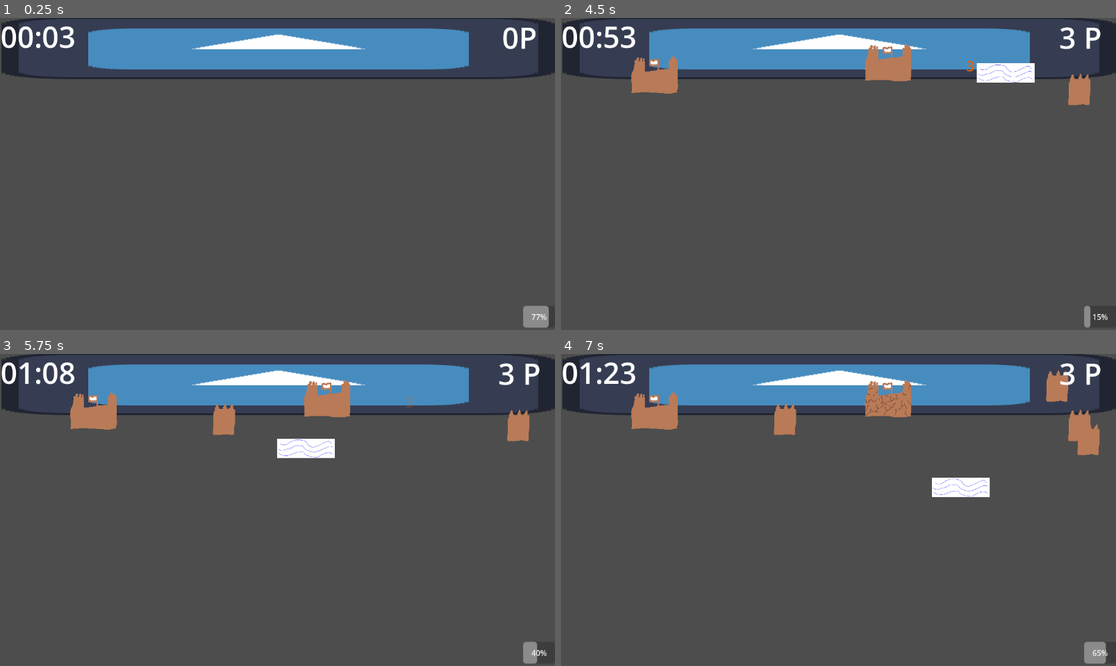
Above: before the commit, frames 1-4 (two rows, left to right).
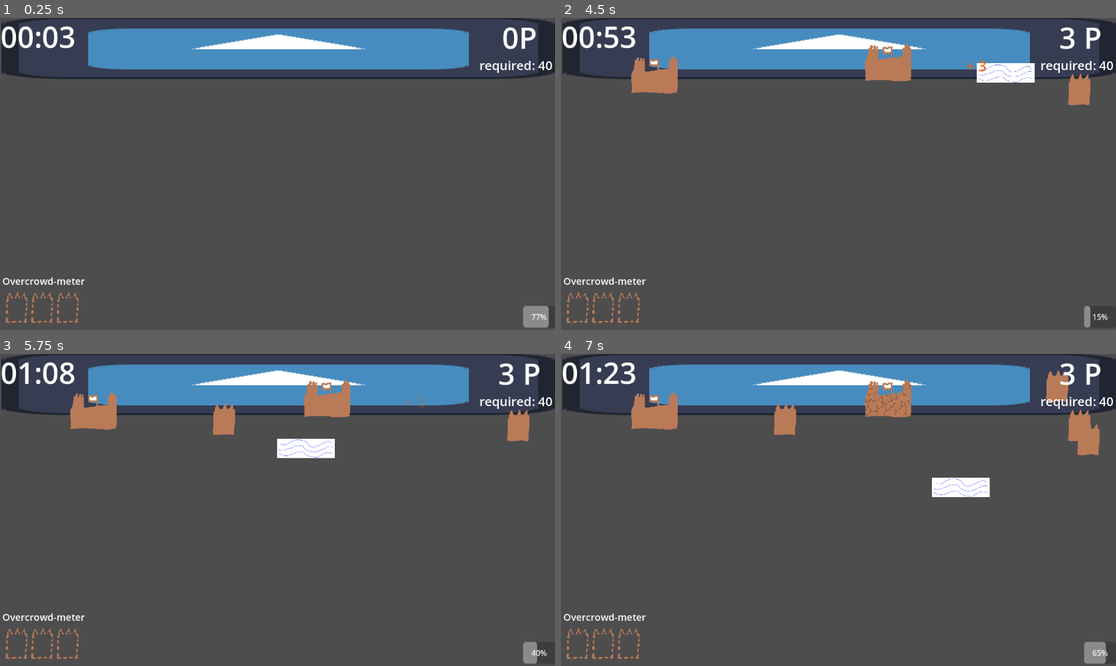
Above: after the commit, the same moments.

Repository: DerDelphin/WaveGameIdea
Game: Godot game, scene res://Scenes/world.tscn
The game is run twice, just before and just after one commit, with the same random seed, the same clock (stepped at 60 frames per second) and the same inputs. The engine's default icon, where the game draws it, is replaced by a stand-in: a white triangle on a blue panel in a dark square.
Inputs (mouse positions are in pixels of both pictures, inside the frame that each line leads up to):
- Up to frame 1 (0.25 s): no input
- Up to frame 2 (4.5 s): move the mouse to (960, 158) at 0.52 s; right-click (960, 158) at 0.6 s; move the mouse to (727, 189) at 1.27 s; right-click (727, 189) at 1.35 s; move the mouse to (894, 105) at 2.02 s; right-click (894, 105) at 2.1 s; move the mouse to (810, 236) at 2.77 s; right-click (810, 236) at 2.85 s; move the mouse to (1005, 220) at 3.52 s; right-click (1005, 220) at 3.6 s; move the mouse to (672, 127) at 4.27 s; right-click (672, 127) at 4.35 s
- Up to frame 3 (5.75 s): move the mouse to (305, 510) at 5.02 s; right-click (305, 510) at 5.1 s
- Up to frame 4 (7 s): move the mouse to (755, 432) at 5.77 s; right-click (755, 432) at 5.85 s; move the mouse to (960, 494) at 6.52 s; right-click (960, 494) at 6.6 s

The runs differ from the first frame. In frame 1, 0.6% of the frame differs, in the area x 0-100%, y 13-98%; in frame 2, 0.6%; in frame 3, 0.6%; in frame 4, 0.6%.

Commit message:
Wave Size and Loosing Condition

Diff:
--- /dev/null
+++ b/Scenes/overcrowd_meter.tscn
@@ -0,0 +1,26 @@
+[gd_scene load_steps=3 format=3 uid="uid://cvhouoin1r6mh"]
+
+[ext_resource type="Script" path="res://Scripts/overcrowd_meter.gd" id="1_fsusf"]
+[ext_resource type="Texture2D" uid="uid://bnx6m5r7j7q6i" path="res://Sprites/sand_obj_indicated.png" id="1_q4jgd"]
+
+[node name="OvercrowdMeter" type="BoxContainer"]
+offset_left = 11.0
+offset_top = 568.0
+offset_right = 185.0
+offset_bottom = 643.0
+script = ExtResource("1_fsusf")
+
+[node name="TextureRect" type="TextureRect" parent="."]
+layout_mode = 2
+texture = ExtResource("1_q4jgd")
+expand_mode = 3
+
+[node name="TextureRect2" type="TextureRect" parent="."]
+layout_mode = 2
+texture = ExtResource("1_q4jgd")
+expand_mode = 3
+
+[node name="TextureRect3" type="TextureRect" parent="."]
+layout_mode = 2
+texture = ExtResource("1_q4jgd")
+expand_mode = 3
--- a/Scenes/sand_obj_spawner.tscn
+++ b/Scenes/sand_obj_spawner.tscn
@@ -2,7 +2,7 @@
 
 [ext_resource type="Script" path="res://Scripts/sand_obj_spawner.gd" id="1_sw60h"]
 
-[node name="SandObjSpawner" type="Node2D"]
+[node name="SandObjSpawner" type="Node2D" groups=["SandObjSpawner"]]
 script = ExtResource("1_sw60h")
 
 [node name="Timer" type="Timer" parent="."]
--- a/Scenes/ui.tscn
+++ b/Scenes/ui.tscn
@@ -1,6 +1,14 @@
-[gd_scene load_steps=4 format=3 uid="uid://dxcq5smkgc6ic"]
+[gd_scene load_steps=11 format=3 uid="uid://dxcq5smkgc6ic"]
 
 [ext_resource type="Script" path="res://Scripts/UI.gd" id="1_hydxo"]
+[ext_resource type="Shader" path="res://VignetteShader.gdshader" id="2_4l3w7"]
+[ext_resource type="PackedScene" uid="uid://cvhouoin1r6mh" path="res://Scenes/overcrowd_meter.tscn" id="3_cm0ht"]
+
+[sub_resource type="ShaderMaterial" id="ShaderMaterial_erk65"]
+shader = ExtResource("2_4l3w7")
+shader_parameter/alpha = 1.0
+shader_parameter/inner_radius = 0.3
+shader_parameter/outer_radius = 2.7
 
 [sub_resource type="LabelSettings" id="LabelSettings_2qe1d"]
 line_spacing = 3.365
@@ -8,6 +16,18 @@
 
 [sub_resource type="LabelSettings" id="LabelSettings_h4irj"]
 font_size = 61
+
+[sub_resource type="LabelSettings" id="LabelSettings_70hfk"]
+font_size = 26
+
+[sub_resource type="LabelSettings" id="LabelSettings_0tcps"]
+font_size = 70
+
+[sub_resource type="LabelSettings" id="LabelSettings_hn21q"]
+font_size = 30
+
+[sub_resource type="LabelSettings" id="LabelSettings_f5s7x"]
+font_size = 20
 
 [node name="UI" type="Control" groups=["UI"]]
 layout_mode = 3
@@ -17,6 +37,15 @@
 grow_horizontal = 2
 grow_vertical = 2
 script = ExtResource("1_hydxo")
+
+[node name="VignetteShader" type="ColorRect" parent="."]
+visible = false
+material = SubResource("ShaderMaterial_erk65")
+layout_mode = 0
+offset_left = -24.0
+offset_top = -11.0
+offset_right = 1177.0
+offset_bottom = 692.0
 
 [node name="Points" type="Label" parent="."]
 layout_mode = 0
@@ -60,3 +89,66 @@
 [node name="UpgradeButton3" type="Button" parent="UpgradeButtons"]
 layout_mode = 2
 text = "Upgrade 3"
+
+[node name="RequiredLabel" type="Label" parent="."]
+layout_mode = 0
+offset_left = 994.0
+offset_top = 84.0
+offset_right = 1147.0
+offset_bottom = 123.0
+text = "required: 0P"
+label_settings = SubResource("LabelSettings_70hfk")
+
+[node name="GameLostPanel" type="Panel" parent="."]
+visible = false
+layout_mode = 0
+offset_left = -2.0
+offset_top = -2.0
+offset_right = 1160.0
+offset_bottom = 658.0
+
+[node name="VBoxContainer" type="VBoxContainer" parent="GameLostPanel"]
+layout_mode = 0
+offset_left = 274.0
+offset_top = 51.0
+offset_right = 846.0
+offset_bottom = 203.0
+alignment = 1
+
+[node name="Label" type="Label" parent="GameLostPanel/VBoxContainer"]
+layout_mode = 2
+text = "Game lost!"
+label_settings = SubResource("LabelSettings_0tcps")
+
+[node name="Label2" type="Label" parent="GameLostPanel/VBoxContainer"]
+layout_mode = 2
+text = "You lost!
+The water god is mad at you,
+since you failed your task. You lost your power."
+label_settings = SubResource("LabelSettings_hn21q")
+
+[node name="QuitButton" type="Button" parent="GameLostPanel"]
+layout_mode = 0
+offset_left = 443.0
+offset_top = 480.0
+offset_right = 655.0
+offset_bottom = 548.0
+text = "Quit Game"
+
+[node name="OvercrowdText" type="Label" parent="."]
+layout_mode = 0
+offset_left = 4.0
+offset_top = 536.0
+offset_right = 176.0
+offset_bottom = 564.0
+text = "Overcrowd-meter"
+label_settings = SubResource("LabelSettings_f5s7x")
+
+[node name="OvercrowdMeter" parent="." instance=ExtResource("3_cm0ht")]
+layout_mode = 0
+offset_left = 8.0
+offset_top = 564.0
+offset_right = 182.0
+offset_bottom = 639.0
+
+[connection signal="pressed" from="GameLostPanel/QuitButton" to="." method="_on_quit_button_pressed"]
--- a/Scripts/GLOBAL.gd
+++ b/Scripts/GLOBAL.gd
@@ -1,23 +1,31 @@
 extends Node
 
-#var waveCoolDown : float =  1
+
 var points: int = 0
 var isDayCycleRunning: bool = true
 ##the current dayTime
 var day_time: float = 0.0
 var dayCount: int = 1
 const DAY_DURATION := 120.0
+const PointsNeededPerRound = [40, 100, 200, 400, 600, 880, 1000, 2000]
+const ObjectsNeededForOvercrowding = [100, 70, 40, 40, 40, 40, 40, 40]
 
 signal onPointsIncreased
 signal onDayEnded
+signal onGameLost
 
 func _process(delta: float) -> void:
 	if(isDayCycleRunning):
 		day_time += delta
 	# Falls ein neuer Tag beginnt, wieder bei 0 starten
 	if day_time >= DAY_DURATION:
+		if points < PointsNeededPerRound[dayCount-1]:
+			print("You lost! The water god is mad at you. You lost your power")
+			onGameLost.emit()
 		day_time = 0.0
 		dayCount += 1
-		print("neuer Tag")
 		onDayEnded.emit()
 		isDayCycleRunning = false
+
+func isPointGoalAchieved() -> bool:
+	return points >= PointsNeededPerRound[dayCount-1]
--- a/Scripts/UI.gd
+++ b/Scripts/UI.gd
@@ -4,6 +4,9 @@
 @onready var ClockText : Label = $Clock
 @onready var WaveCoolDownDisplay : ProgressBar = $ProgressBar
 @onready var UpgradeButtonsContainer : BoxContainer = $UpgradeButtons
+@onready var RequiredPointsLabel : Label = $RequiredLabel
+@onready var GameLostPanel : Panel = $GameLostPanel
+@onready var VignetteObj : ColorRect = $VignetteShader
 
 
 
@@ -12,14 +15,20 @@
 func _ready() -> void:
 	for child in UpgradeButtonsContainer.get_children():
 		child.visible = false
-
+	GameLostPanel.visible = false
+	VignetteObj.visible = false
 	GLOBAL.onPointsIncreased.connect(changePointText)
 	GLOBAL.onDayEnded.connect(EnableUpgradeMenu)
 	WaveCoolDownDisplay.value = 0
 	WaveCoolDownDisplay.max_value = UpgradeManager.WaveDelay
+	RequiredPointsLabel.text = str(GLOBAL.PointsNeededPerRound[0])
+	GLOBAL.onDayEnded.connect(displayRequiredPoints)
+	GLOBAL.onGameLost.connect(func(): GameLostPanel.visible = true)
+	displayRequiredPoints()
 # Called every frame. 'delta' is the elapsed time since the previous frame.
 func _process(delta: float) -> void:
 	ClockText.text = get_game_time_string()
+	doVignetteEffect()
 
 #endregion
 #region PointLogic
@@ -62,15 +71,26 @@
 	GLOBAL.points = 0
 	GLOBAL.onPointsIncreased.emit()
 func displayUpgrades() -> void:
-	var usedUpgrades: Array[String] = []
+	#var usedUpgrades: Array[String] = []
 	for child in UpgradeButtonsContainer.get_children():
 		var Upgrade: String = UpgradeManager.UpgradeList.pick_random()
 		#avoid duplicates
-		if not usedUpgrades.has(Upgrade):
-			usedUpgrades.append(Upgrade)
-			child.text = Upgrade
+		#if not usedUpgrades.has(Upgrade):
+		#usedUpgrades.append(Upgrade)
+		child.text = Upgrade
+			# Disconnect any previously connected function to avoid problems
+		if child.pressed.is_connected(onUpgradeButtonWasPressed):
+			child.pressed.disconnect(onUpgradeButtonWasPressed)
+		child.pressed.connect(func(): onUpgradeButtonWasPressed(Upgrade))
 
-			# Disconnect any previously connected function to avoid problems
-			if child.pressed.is_connected(onUpgradeButtonWasPressed):
-				child.pressed.disconnect(onUpgradeButtonWasPressed)
-			child.pressed.connect(func(): onUpgradeButtonWasPressed(Upgrade))
+
+func displayRequiredPoints() -> void:
+	RequiredPointsLabel.text = "required: " + str(GLOBAL.PointsNeededPerRound[GLOBAL.dayCount-1])
+
+func doVignetteEffect() -> void:
+	if (GLOBAL.day_time/ GLOBAL.DAY_DURATION) > .8 and !GLOBAL.isPointGoalAchieved():
+		VignetteObj.visible = true
+	else: VignetteObj.visible = false
+
+func _on_quit_button_pressed() -> void:
+	get_tree().quit()
--- a/Scripts/UpgradeManager.gd
+++ b/Scripts/UpgradeManager.gd
@@ -7,7 +7,7 @@
 var UpgradeList: Array[String] = ["WaveSize+", "WavebaseSpeed+", "WavePower+","WaveDelay-"]
 
 signal WaveDelayChanged
-#signal WaveSizeChanged
+signal WaveSizeChanged
 
 func _ready() -> void:
 	# Ensure that there are no wrong values at start
--- /dev/null
+++ b/Scripts/WaveType.gd
@@ -0,0 +1,4 @@
+class_name WaveType
+extends Resource
+
+#implement data (kind of like the scriptable objects)
--- /dev/null
+++ b/Scripts/overcrowd_meter.gd
@@ -0,0 +1,34 @@
+extends BoxContainer
+
+var filledSprite = preload("res://Sprites/sandObject.png")
+var indicatedSprite = preload("res://Sprites/sand_obj_indicated.png")
+@onready var sandObjSpawner: SandObjSpawner
+
+func _ready() -> void:
+	sandObjSpawner = get_tree().get_first_node_in_group("SandObjSpawner")
+	for child in get_children():
+		child.texture = indicatedSprite
+
+func _process(delta: float) -> void:
+	checkOvercrowdingMeter()
+
+
+func checkOvercrowdingMeter():
+	var day = GLOBAL.dayCount
+	#1st SandObj Sprite:
+	if(sandObjSpawner.spawnedNum > 0.4 * GLOBAL.ObjectsNeededForOvercrowding[day-1]):
+		get_child(0).texture = filledSprite
+	else: get_child(0).texture = indicatedSprite
+	#2nd SandObj Sprite:
+	if(sandObjSpawner.spawnedNum > 0.6 * GLOBAL.ObjectsNeededForOvercrowding[day-1]):
+		get_child(1).texture = filledSprite
+	else: get_child(1).texture = indicatedSprite
+	#3rd SandObj Sprite:
+	if(sandObjSpawner.spawnedNum > 0.8 * GLOBAL.ObjectsNeededForOvercrowding[day-1]):
+		get_child(2).texture = filledSprite
+	else: get_child(2).texture = indicatedSprite
+
+	#kill condition
+	if sandObjSpawner.spawnedNum > GLOBAL.ObjectsNeededForOvercrowding[day-1]:
+		GLOBAL.onGameLost.emit()
+		GLOBAL.isDayCycleRunning = false
--- a/Scripts/sand_obj_spawner.gd
+++ b/Scripts/sand_obj_spawner.gd
@@ -1,8 +1,9 @@
 extends Node2D
+class_name SandObjSpawner
 
 @onready var SandObj:PackedScene = preload("res://Scenes/sand_object.tscn")
 @onready var StrongSandObj:PackedScene = preload("res://Scenes/strong_sand_object.tscn")
-
+var spawnedNum: int = 0
 
 func spawn() -> void:
 	#generate a random number and then spawn the normal or heavy sand obj
@@ -16,6 +17,7 @@
 	#eitherway position it and then add it to the scene
 	instance.global_position = get_random_screen_position()
 	add_child(instance)
+	spawnedNum += 1
 
 ## Funktion zum Berechnen einer zufälligen Position im oberen Bereich des Bildschirms
 func get_random_screen_position() -> Vector2:
--- a/Scripts/sand_object.gd
+++ b/Scripts/sand_object.gd
@@ -18,8 +18,10 @@
 		addPoints(pointValue)
 		var instance = destructionIndicator.instantiate()
 		instance.global_position = self.global_position
-		instance.get_child(0).text = str(pointValue)
+		instance.get_child(0).text = "+ " + str(pointValue)
 		add_sibling(instance)
+		var sandObjSpawner = get_tree().get_first_node_in_group("SandObjSpawner")
+		sandObjSpawner.spawnedNum -= 1
 		queue_free()
 	if(type == "Strong"):
 		$SandObject.texture = damagedSprite
--- /dev/null
+++ b/Scripts/testRescource.gd
@@ -0,0 +1,3 @@
+@icon("res://Sprites/testIco.png")
+class_name MyRescource
+extends Resource
--- a/Scripts/wave.gd
+++ b/Scripts/wave.gd
@@ -5,6 +5,7 @@
 # Called when the node enters the scene tree for the first time.
 func _ready() -> void:
 	timer.timeout.connect(_on_kill_timer_timeout)
+	scale.x = UpgradeManager.WaveSize
 
 # Called every frame. 'delta' is the elapsed time since the previous frame.
 func _process(delta: float) -> void:
--- /dev/null
+++ b/VignetteShader.gdshader
@@ -0,0 +1,12 @@
+shader_type canvas_item;
+
+uniform float alpha = 1;
+uniform float inner_radius = 0.3;
+uniform float outer_radius = 2.7;
+
+void fragment() {
+	float x = abs(UV.r-.5)*2.0;
+	float y = abs(UV.g-.5)*2.0;
+	float q = 1.0-(1.0-sqrt(x*x+y*y)/outer_radius)/(1.0-inner_radius);
+	COLOR = vec4(.4, 0, 0, q*alpha);
+}
Binary file added: Sprites/sand_obj_indicated.png
Not shown, added: Sprites/sand_obj_indicated.png.import
Binary file added: Sprites/testIco.png
Not shown, added: Sprites/testIco.png.import
